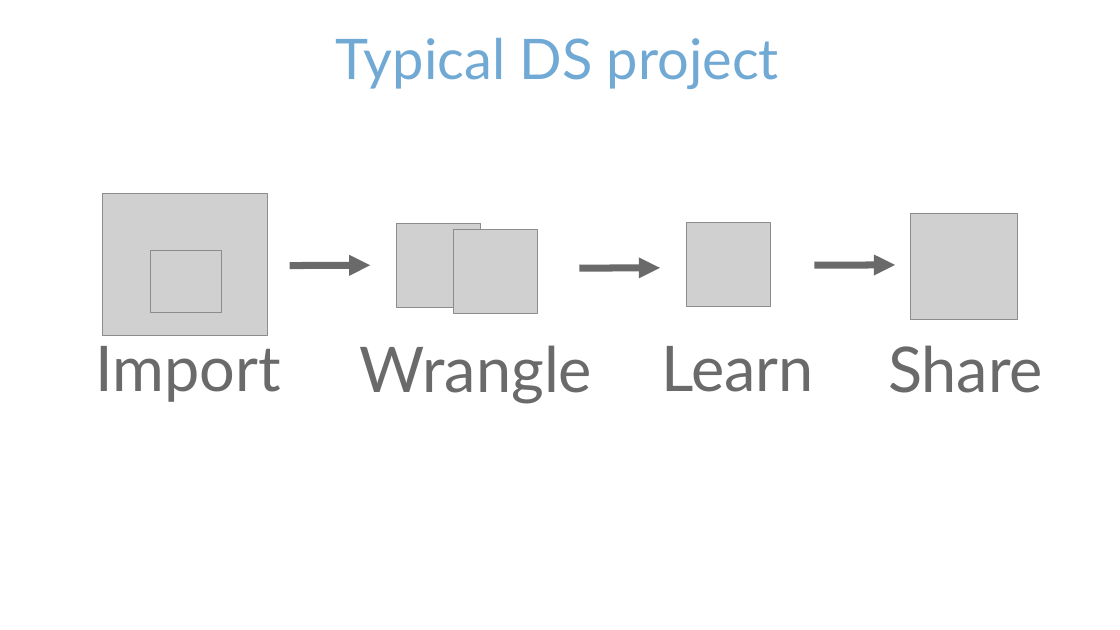
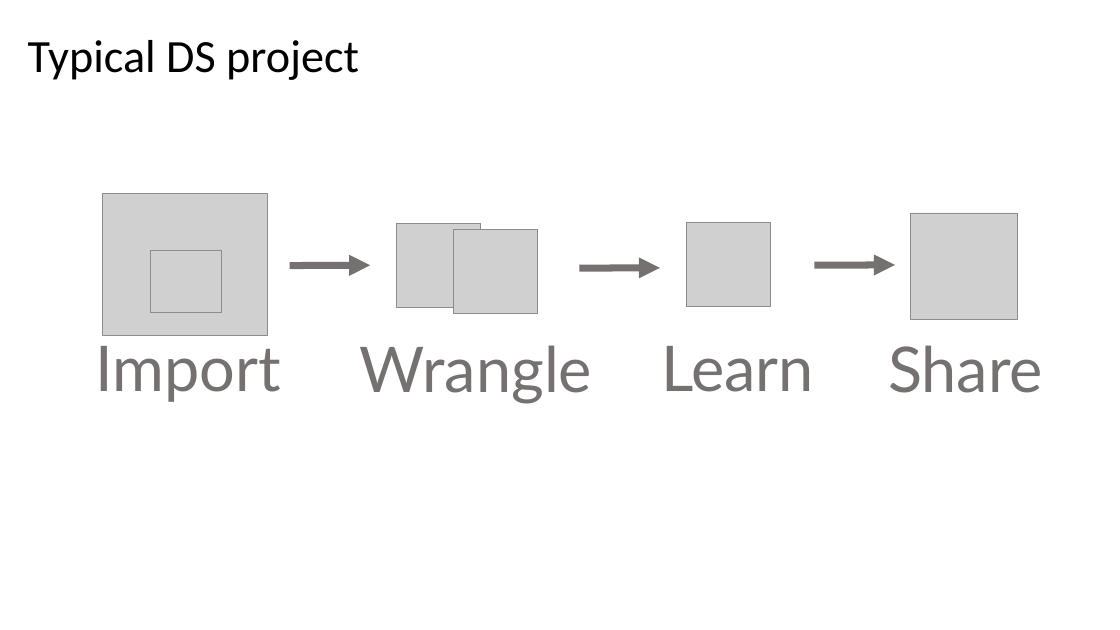
Before and after one commit to blairj09/odbc-webinar, a slide deck: slide 13 of odbc-with-r-overview.pptx. Drawn at 1120x630 pixels with LibreOffice and Linux fonts; fonts in the diff are those of the drawing; grey boxes stand for pictures; background and template pictures are left out. Boxes give left, top, right and bottom in pixels: in the first picture for what was removed or moved away, otherwise in the second. Text is boxed around its words. In the diff, an @@ line names an element or a change of style, - is before the commit and + after.

Commit message:
Update slide deck theme

```diff
--- a/odbc-with-r-overview.pptx
+++ b/odbc-with-r-overview.pptx
@@ title "Typical DS project" at bbox=[28, 40, 359, 80]: size 48 to 39.6 pt, font Lato to Calibri, text colour #71A9D5 to #000000; alignment centre to left; line spacing 1 to 0.9 @@
```
Also in this commit, not shown: 24 other slides changed.
